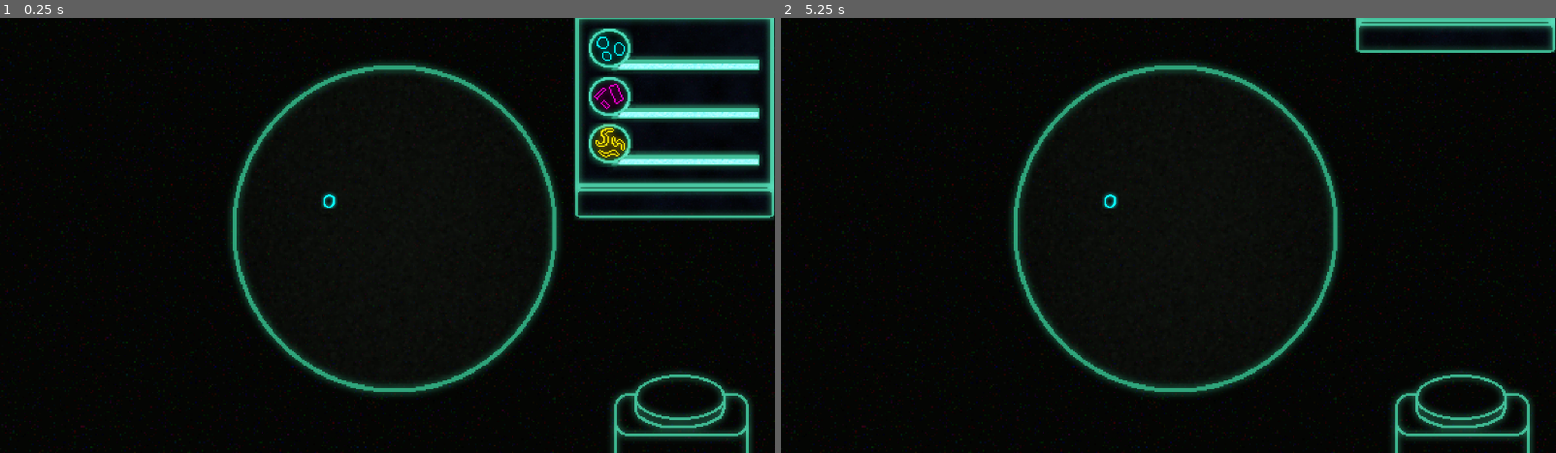
Above: before the commit, frames 1-2 (left to right).
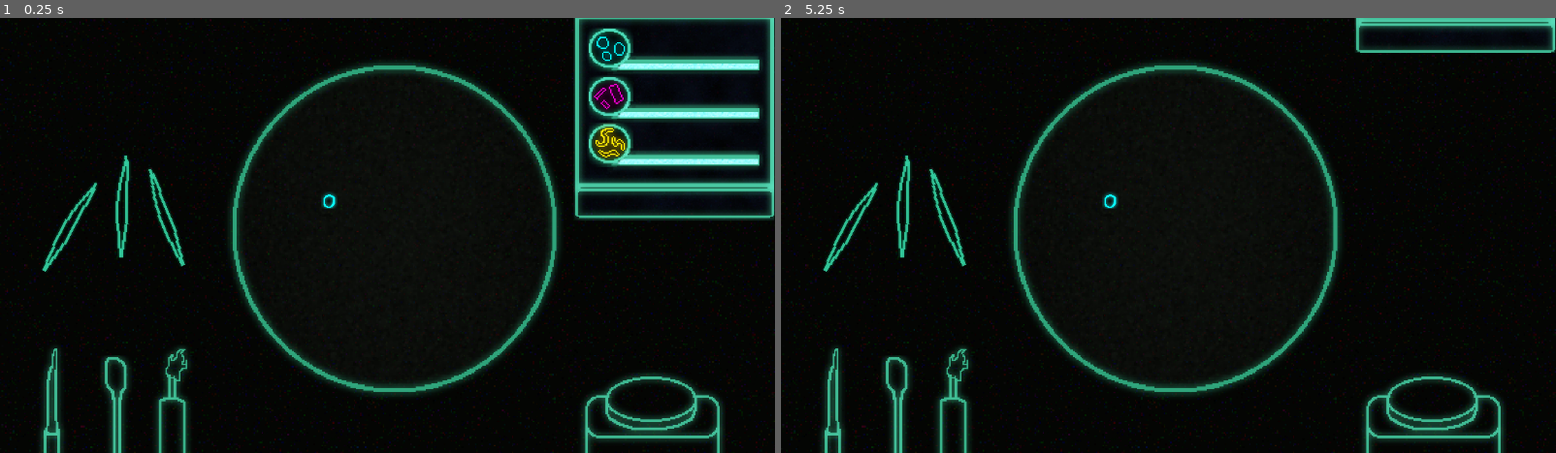
Above: after the commit, the same moments.

Repository: trevorbaughn/ludum-dare-56
Game: Godot game, scene res://main.tscn
Two runs of this game, one before a commit and one after it. Both use one fixed random seed, a clock stepped at 60 frames per second and the inputs below.
Inputs (mouse positions are in pixels of both pictures, inside the frame that each line leads up to):
- Up to frame 1 (0.25 s): no input
- Up to frame 2 (5.25 s): click (850, 226) at 0.52 s; click (943, 218) at 1.27 s; click (905, 205) at 2.02 s; click (835, 396) at 2.77 s; click (897, 409) at 3.52 s; click (959, 400) at 4.27 s; click (1455, 118) at 5 s

The runs differ from the first frame. In frame 1, 4.3% of the frame differs, in the area x 5-97%, y 31-100%; in frame 2, 4.3%.

Commit message:
added tools to screen

Diff:
--- /dev/null
+++ b/globals/game_manager.gd
@@ -0,0 +1,12 @@
+extends Node
+
+var active_tool: Tool
+
+# Called when the node enters the scene tree for the first time.
+func _ready() -> void:
+	pass # Replace with function body.
+
+
+# Called every frame. 'delta' is the elapsed time since the previous frame.
+func _process(delta: float) -> void:
+	pass
--- a/main.tscn
+++ b/main.tscn
@@ -1,12 +1,16 @@
-[gd_scene load_steps=13 format=3 uid="uid://evsjylwixarv"]
+[gd_scene load_steps=18 format=3 uid="uid://evsjylwixarv"]
 
 [ext_resource type="PackedScene" uid="uid://ypnvpop126a2" path="res://scenes/prefabs/drawer.tscn" id="3_hsewk"]
 [ext_resource type="PackedScene" uid="uid://d0wouk740bibs" path="res://scenes/prefabs/ScreenCapturer.tscn" id="4_ytr26"]
+[ext_resource type="Texture2D" uid="uid://dhtbm0m6785m6" path="res://assets/sprites/qtip.png" id="5_aqc73"]
 [ext_resource type="Texture2D" uid="uid://cks4i24fbk38x" path="res://assets/sprites/button unpressed.png" id="5_s63tq"]
 [ext_resource type="Texture2D" uid="uid://b52h7fxq7j4bs" path="res://assets/sprites/button pressed.png" id="6_0yeit"]
+[ext_resource type="Texture2D" uid="uid://cm1pht5n3rprg" path="res://assets/sprites/dropper.png" id="6_jm76k"]
+[ext_resource type="Texture2D" uid="uid://xh2r20g03gh" path="res://assets/sprites/toothpick.png" id="6_l7ffk"]
 [ext_resource type="Script" path="res://capture_button.gd" id="6_yudn2"]
 [ext_resource type="Texture2D" uid="uid://dslqxro5kfx7d" path="res://assets/sprites/dish.png" id="7_cq2aw"]
 [ext_resource type="PackedScene" uid="uid://6a7ta8tturx0" path="res://scenes/prefabs/bacteria.tscn" id="7_oaba0"]
+[ext_resource type="Texture2D" uid="uid://qqwt6ffcdgf0" path="res://assets/sprites/burner.png" id="7_qroq4"]
 [ext_resource type="Texture2D" uid="uid://bwb0lqj4q7frd" path="res://assets/sprites/background.png" id="8_e5nev"]
 
 [sub_resource type="Animation" id="Animation_klbet"]
@@ -62,6 +66,20 @@
 "move_out": SubResource("Animation_j46kl")
 }
 
+[sub_resource type="GDScript" id="GDScript_h04qd"]
+script/source = "extends Node
+
+
+# Called when the node enters the scene tree for the first time.
+func _ready() -> void:
+	pass # Replace with function body.
+
+
+# Called every frame. 'delta' is the elapsed time since the previous frame.
+func _process(delta: float) -> void:
+	pass
+"
+
 [node name="Node" type="Node"]
 
 [node name="UI" type="Control" parent="."]
@@ -83,10 +101,10 @@
 anchor_top = 1.0
 anchor_right = 1.0
 anchor_bottom = 1.0
-offset_left = -251.0
-offset_top = -129.0
-offset_right = -141.0
-offset_bottom = -63.0
+offset_left = -294.0
+offset_top = -126.0
+offset_right = -184.0
+offset_bottom = -60.0
 grow_horizontal = 0
 grow_vertical = 0
 scale = Vector2(2, 2)
@@ -96,6 +114,87 @@
 script = ExtResource("6_yudn2")
 wait_time = 1.5
 
+[node name="Toothpick" type="TextureButton" parent="UI"]
+layout_mode = 1
+anchors_preset = 4
+anchor_top = 0.5
+anchor_bottom = 0.5
+offset_left = 122.423
+offset_top = -90.623
+offset_right = 140.423
+offset_bottom = -12.623
+grow_vertical = 2
+rotation = 0.475566
+scale = Vector2(2, 2)
+texture_normal = ExtResource("6_l7ffk")
+
+[node name="Toothpick2" type="TextureButton" parent="UI"]
+layout_mode = 1
+anchors_preset = 4
+anchor_top = 0.5
+anchor_bottom = 0.5
+offset_left = 199.423
+offset_top = -91.623
+offset_right = 217.423
+offset_bottom = -13.623
+grow_vertical = 2
+rotation = -0.394444
+scale = Vector2(2, 2)
+texture_normal = ExtResource("6_l7ffk")
+
+[node name="Toothpick3" type="TextureButton" parent="UI"]
+layout_mode = 1
+anchors_preset = 4
+anchor_top = 0.5
+anchor_bottom = 0.5
+offset_left = 163.423
+offset_top = -120.623
+offset_right = 181.423
+offset_bottom = -42.623
+grow_vertical = 2
+rotation = -0.010472
+scale = Vector2(2, 2)
+texture_normal = ExtResource("6_l7ffk")
+
+[node name="Dropper" type="TextureButton" parent="UI"]
+layout_mode = 1
+anchors_preset = 2
+anchor_top = 1.0
+anchor_bottom = 1.0
+offset_left = 39.0
+offset_top = -178.0
+offset_right = 84.0
+offset_bottom = -85.0
+grow_vertical = 0
+scale = Vector2(2, 2)
+texture_normal = ExtResource("6_jm76k")
+
+[node name="Qtip" type="TextureButton" parent="UI"]
+layout_mode = 1
+anchors_preset = 2
+anchor_top = 1.0
+anchor_bottom = 1.0
+offset_left = 130.0
+offset_top = -145.0
+offset_right = 175.0
+offset_bottom = -68.0
+grow_vertical = 0
+scale = Vector2(2, 2)
+texture_normal = ExtResource("5_aqc73")
+
+[node name="Burner" type="TextureButton" parent="UI"]
+layout_mode = 1
+anchors_preset = 2
+anchor_top = 1.0
+anchor_bottom = 1.0
+offset_left = 214.0
+offset_top = -161.0
+offset_right = 260.0
+offset_bottom = -78.0
+grow_vertical = 0
+scale = Vector2(2, 2)
+texture_normal = ExtResource("7_qroq4")
+
 [node name="Background" type="TextureRect" parent="."]
 z_index = -5
 anchors_preset = 15
@@ -132,6 +231,9 @@
 [node name="BCell" parent="PetriDish" instance=ExtResource("7_oaba0")]
 position = Vector2(160, 214.001)
 
+[node name="GameManager" type="Node" parent="."]
+script = SubResource("GDScript_h04qd")
+
 [connection signal="button_down" from="UI/CaptureButton" to="UI/CaptureButton" method="_on_button_down"]
 [connection signal="button_up" from="UI/CaptureButton" to="UI/CaptureButton" method="_on_button_up"]
 [connection signal="capture_petri" from="UI/CaptureButton" to="ScreenCapturer" method="_on_capture_button_capture_petri"]
--- a/project.godot
+++ b/project.godot
@@ -15,6 +15,10 @@
 config/features=PackedStringArray("4.3", "Forward Plus")
 config/icon="res://icon.svg"
 
+[autoload]
+
+GameManager="*res://globals/game_manager.gd"
+
 [input]
 
 Screenshot-(Development)={
--- /dev/null
+++ b/scenes/prefabs/tool.gd
@@ -0,0 +1,11 @@
+extends TextureButton
+
+class_name Tool
+
+# Called when the node enters the scene tree for the first time.
+func _ready() -> void:
+	pass # Replace with function body.
+
+# Called every frame. 'delta' is the elapsed time since the previous frame.
+func _process(delta: float) -> void:
+	pass
Binary file added: Screenshots/Image_2.png
Not shown, added: Screenshots/Image_2.png.import
Binary file added: assets/sprites/toothpick.png
Not shown, added: assets/sprites/toothpick.png.import
